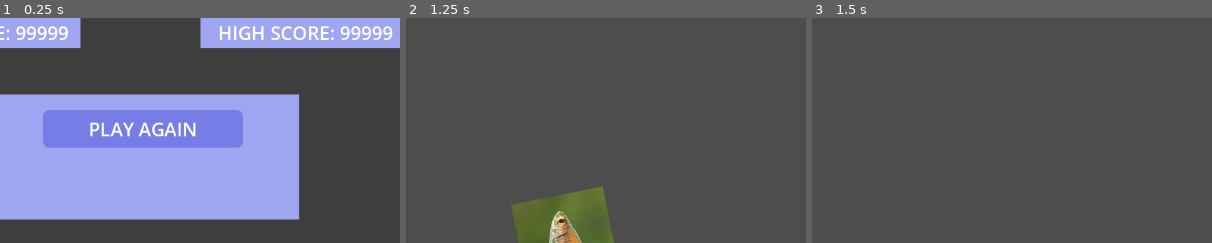
Above: before the commit, frames 1-3 (left to right).
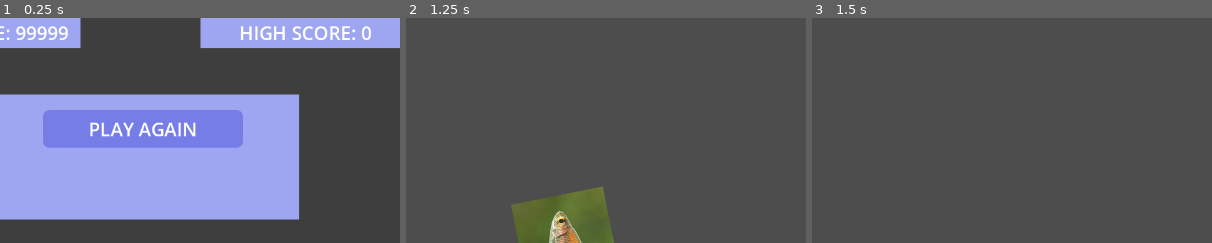
Above: after the commit, the same moments.

Repository: lolyay270/Mobile-Dev-Small
Game: Godot game, scene res://scenes/gameOver.tscn
The game is run twice, just before and just after one commit, with the same random seed, the same clock (stepped at 60 frames per second) and the same inputs. This scene is started directly instead of the project's main scene. The engine's default icon, where the game draws it, is replaced by a stand-in: a white triangle on a blue panel in a dark square.
Inputs (mouse positions are % of the whole screen's width and height, from its top left):
- Up to frame 1 (0.25 s): no input
- Up to frame 2 (1.25 s): click "PLAY AGAIN" at 0.5 s
- Up to frame 3 (1.5 s): click (5, 9) at 1.25 s
The pictures show only the part of the screen within x 32-82%, y 41-91%; the shares and areas given below are measured in that part.

The runs differ from the first frame. In frame 1, 1.3% of the frame differs, in the area x 55-98%, y 3-10%; in frame 2, nothing differs; in frame 3, nothing differs.
Error in both runs: Invalid access to property or key 'score' on a base object of type 'null instance'. (res://scripts/UI)

Commit message:
refactor(highScore): script to manage itself when no new HS

Diff:
--- a/scenes/gameOver.tscn
+++ b/scenes/gameOver.tscn
@@ -1,9 +1,10 @@
-[gd_scene load_steps=10 format=3 uid="uid://c35ktvhfe7yf7"]
+[gd_scene load_steps=11 format=3 uid="uid://c35ktvhfe7yf7"]
 
 [ext_resource type="LabelSettings" uid="uid://2gbyhnsfxrd8" path="res://themes/title label.tres" id="1_dh54o"]
 [ext_resource type="Script" uid="uid://b5i0hbk7csm8i" path="res://scripts/UI elements/gameOver.gd" id="1_gob2e"]
 [ext_resource type="LabelSettings" uid="uid://bvobu3r28jhvx" path="res://themes/sub heading label.tres" id="2_gob2e"]
 [ext_resource type="Theme" uid="uid://cv4hxqc66pyku" path="res://themes/option buttons/option buttons.tres" id="4_d1w46"]
+[ext_resource type="Script" uid="uid://da7hhtf23u7u8" path="res://scripts/UI elements/highScoreDisplay.gd" id="4_lwyln"]
 [ext_resource type="Script" uid="uid://dav5rnbek6wak" path="res://scripts/UI elements/loadSceneButton.gd" id="5_lwyln"]
 
 [sub_resource type="LabelSettings" id="LabelSettings_dh54o"]
@@ -147,6 +148,7 @@
 label_settings = ExtResource("2_gob2e")
 horizontal_alignment = 1
 vertical_alignment = 1
+script = ExtResource("4_lwyln")
 
 [node name="bg" type="ColorRect" parent="BG/high score"]
 z_index = -1
--- a/scripts/UI elements/gameOver.gd
+++ b/scripts/UI elements/gameOver.gd
@@ -5,7 +5,7 @@
 extends Node
 
 @onready var finalScoreDisplay: Label = $BG/score
-@onready var highscoreDisplay = $"BG/high score"
+@onready var highscoreDisplay: Label = $"BG/high score"
 @onready var newHSBanner = $"BG/new high score"
 @onready var bannerAnimate: AnimationPlayer = $"BG/new high score/AnimationPlayer"
 
@@ -19,12 +19,12 @@
 
 	scoreManager.get_parent().hide() #hide the scoreDisplay
 	finalScoreDisplay.text = "SCORE: " + str(scoreManager.score)
-	highscoreDisplay.text = "HIGH SCORE: " + str(GameManager.highScore)
 
 
 func manageHighScore():
 	GameManager.highScore = scoreManager.score
 	SaveData.save_game()
 
+	highscoreDisplay.UpdateScore(scoreManager.score)
 	newHSBanner.show()
 	bannerAnimate.play("sizePulse")
--- /dev/null
+++ b/scripts/UI elements/highScoreDisplay.gd
@@ -0,0 +1,14 @@
+"""
+This script controls the display of the player's high score
+"""
+
+extends Label
+
+# when ever the high score is shown, get new data
+func _ready() -> void:
+	UpdateScore(GameManager.highScore)
+
+
+# allow other scripts to update as needed, especially if a new high score has just been made
+func UpdateScore(newScore: int):
+	text = "HIGH SCORE: " + str(newScore)
--- a/scripts/UI elements/loadSceneButton.gd
+++ b/scripts/UI elements/loadSceneButton.gd
@@ -10,4 +10,3 @@
 
 func _on_button_up() -> void:
 	get_tree().change_scene_to_file(sceneToLoad)
-	print("attempted to load ", sceneToLoad)
Not shown, added: scripts/UI elements/highScoreDisplay.gd.uid
